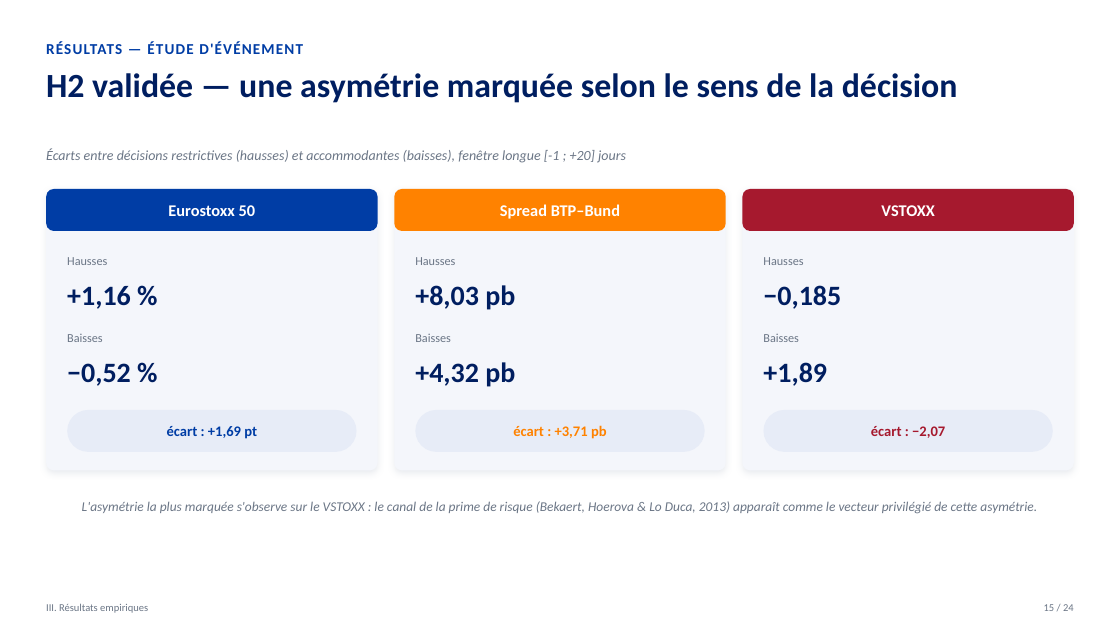
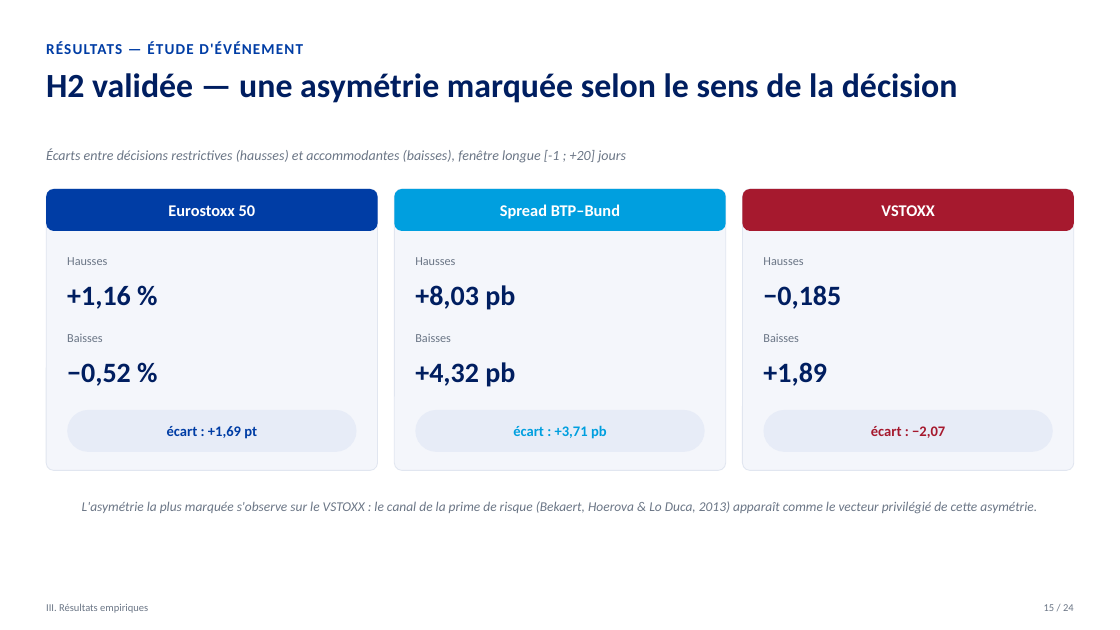
Before and after one commit to fahimahmedb/Quant-Trade, a slide deck: slide 15 of presentation/memoire_soutenance_BdF.pptx. Drawn at 1120x630 pixels with LibreOffice and Linux fonts; fonts in the diff are those of the drawing. Boxes give left, top, right and bottom in pixels: in the first picture for what was removed or moved away, otherwise in the second. Text is boxed around its words. In the diff, an @@ line names an element or a change of style, - is before the commit and + after.

```diff
--- a/presentation/memoire_soutenance_BdF.pptx
+++ b/presentation/memoire_soutenance_BdF.pptx
@@ rounded rectangle at <box>394,189,725,231</box>: fill #FF8200 to #009FDF @@
@@ outline none to #E1E6F0 0.75 pt; shadow off in 3 elements at <box>46,189,377,471</box>, <box>394,189,725,471</box>, <box>743,189,1074,471</box> @@
@@ text "écart : +3,71 pb" at <box>513,425,607,439</box>: text colour #FF8200 to #009FDF @@
```
Also in this commit, not shown: 12 other slides changed, 1 other file.
